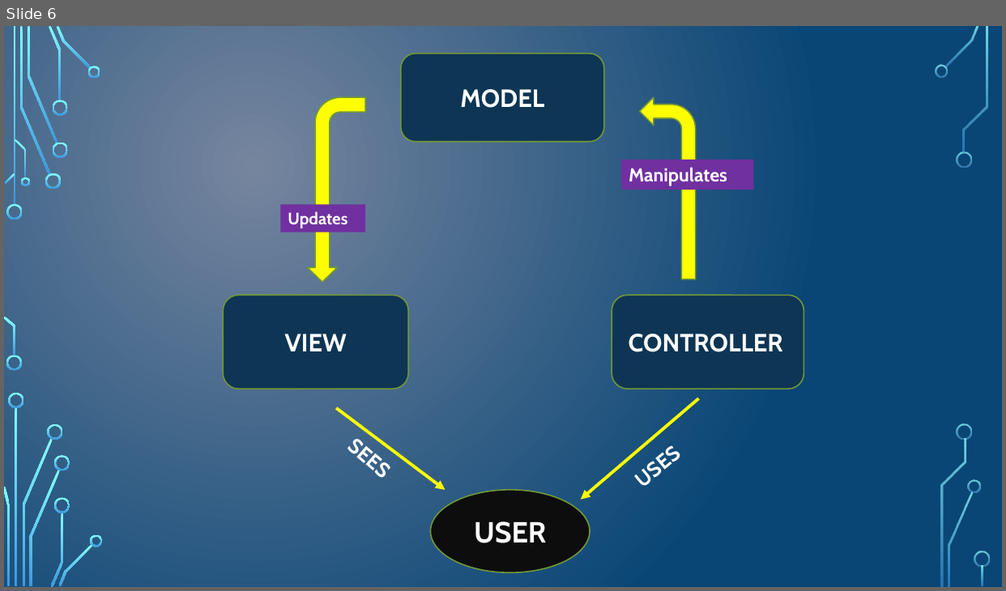
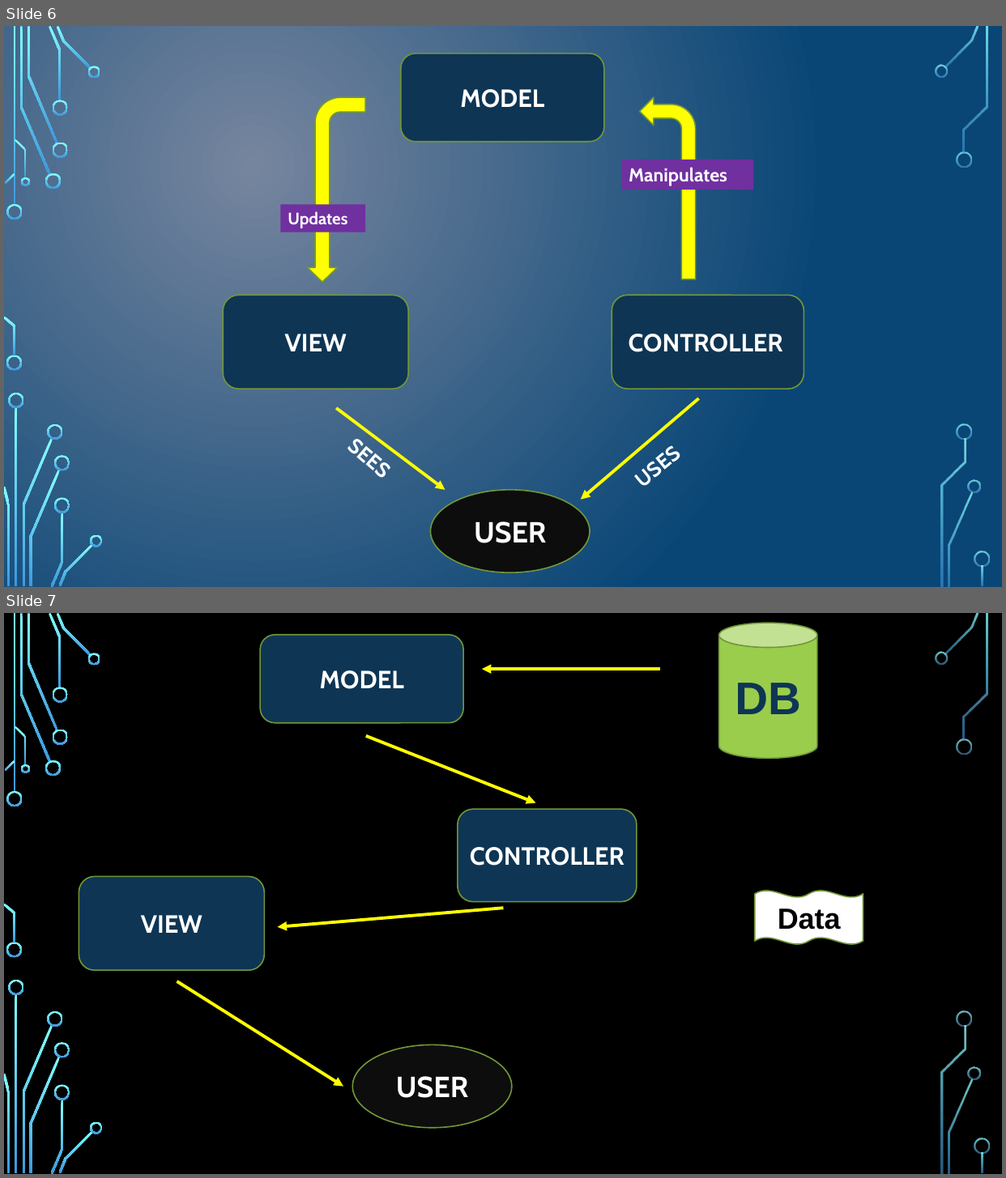
Before and after one commit to bugChanger/E-receipit_for_CSE404, a slide deck: MVC_video.pptx. Shown one above the other, each under a label of ours: slide 6 before the commit, slides 6 and 7 after it. The pictures are 1006x591 and 1006x1178 pixels, drawn with LibreOffice and Linux fonts; fonts in the diff are those of the drawing; background and template pictures are left out. Boxes give left, top, right and bottom in pixels: in the first picture for what was removed or moved away, otherwise in the second. Text is boxed around its words. In the diff, an @@ line names an element or a change of style, - is before the commit and + after.

```diff
--- a/MVC_video.pptx
+++ b/MVC_video.pptx
@@ slide 7 added at bbox=[4, 613, 1002, 1174], background picture (left out); not listed: 36 template elements that a slide beside it also shows @@
@@ rounded rectangle added at bbox=[260, 635, 463, 723], fill #0E3554, outline #729838 1.25 pt, 24 pt, text #FFFFFF, bold @@
+MODEL
@@ cylinder added at bbox=[719, 623, 817, 758], fill #9ACD4C, outline #729838 1.25 pt, 44 pt, text #0E3554, bold @@
+DB
@@ arrow added from (660, 669) to (482, 669), #FFFF00 3 pt @@
@@ arrow added from (366, 736) to (535, 803), #FFFF00 3 pt @@
@@ rounded rectangle added at bbox=[458, 809, 637, 902], fill #0E3554, outline #729838 1.25 pt, 24 pt, text #FFFFFF, bold @@
+CONTROLLER
@@ rounded rectangle added at bbox=[79, 876, 265, 970], fill #0E3554, outline #729838 1.25 pt, 24 pt, text #FFFFFF, bold @@
+VIEW
@@ double wave added at bbox=[755, 891, 863, 944], fill #FFFFFF, outline #729838 1.25 pt, 28 pt, text #000000, bold @@
+Data
@@ arrow added from (503, 908) to (277, 927), #FFFF00 3 pt @@
@@ arrow added from (177, 982) to (343, 1087), #FFFF00 3 pt @@
@@ ellipse added at bbox=[353, 1045, 513, 1128], fill #0D0D0D, outline #729838 1.25 pt, 28 pt, text #FFFFFF, bold @@
+USER
```
Also in this commit, not shown: 1 other file.
